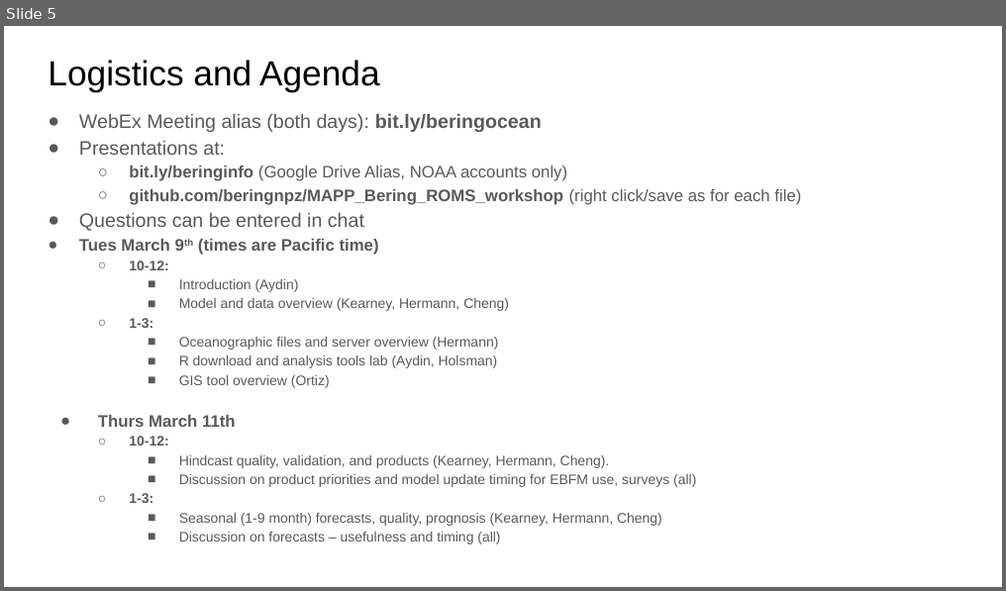
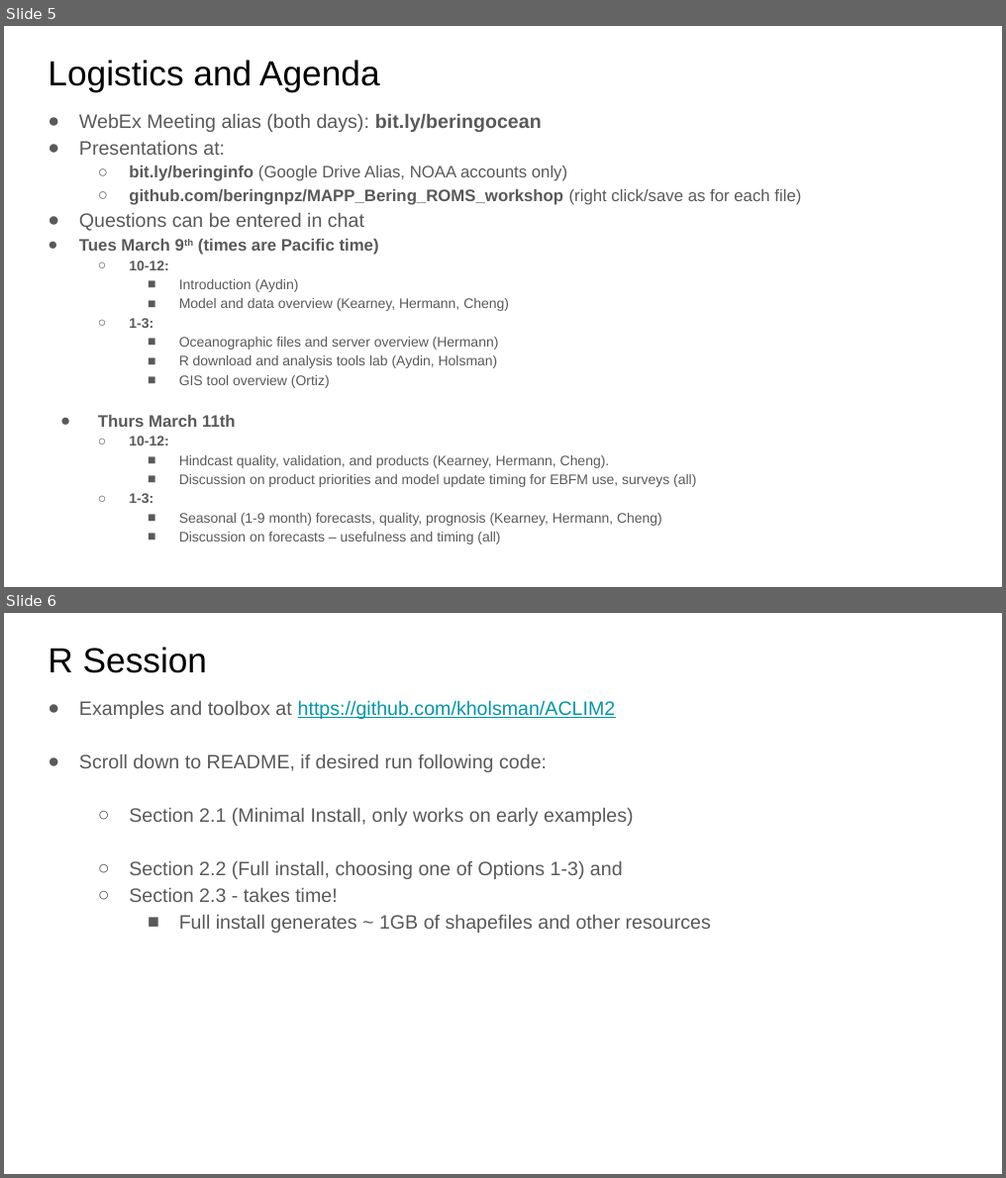
Before and after one commit to beringnpz/MAPP_Bering_ROMS_workshop, a slide deck: Day1_MAPP_Bering_Seasons_Intro.pptx. Shown one above the other, each under a label of ours: slide 5 before the commit, slides 5 and 6 after it. The pictures are 1006x591 and 1006x1178 pixels, drawn with LibreOffice and Linux fonts; fonts in the diff are those of the drawing. Boxes give left, top, right and bottom in pixels: in the first picture for what was removed or moved away, otherwise in the second. Text is boxed around its words. In the diff, an @@ line names an element or a change of style, - is before the commit and + after.

Commit message:
update to intro resources

```diff
--- a/Day1_MAPP_Bering_Seasons_Intro.pptx
+++ b/Day1_MAPP_Bering_Seasons_Intro.pptx
@@ slide 6 added at (4, 613, 1002, 1174), background #FFFFFF @@
@@ title added at (48, 647, 207, 673), 25.2 pt, text #000000 @@
+R Session
@@ text added at (79, 700, 711, 933), 14 pt, text #595959 @@
+● Examples and toolbox at https://github.com/kholsman/ACLIM2
+● Scroll down to README, if desired run following code:
+  ○ Section 2.1 (Minimal Install, only works on early examples)
+  ○ Section 2.2 (Full install, choosing one of Options 1-3) and
+  ○ Section 2.3 - takes time!
+    ■ Full install generates ~ 1GB of shapefiles and other resources
```
